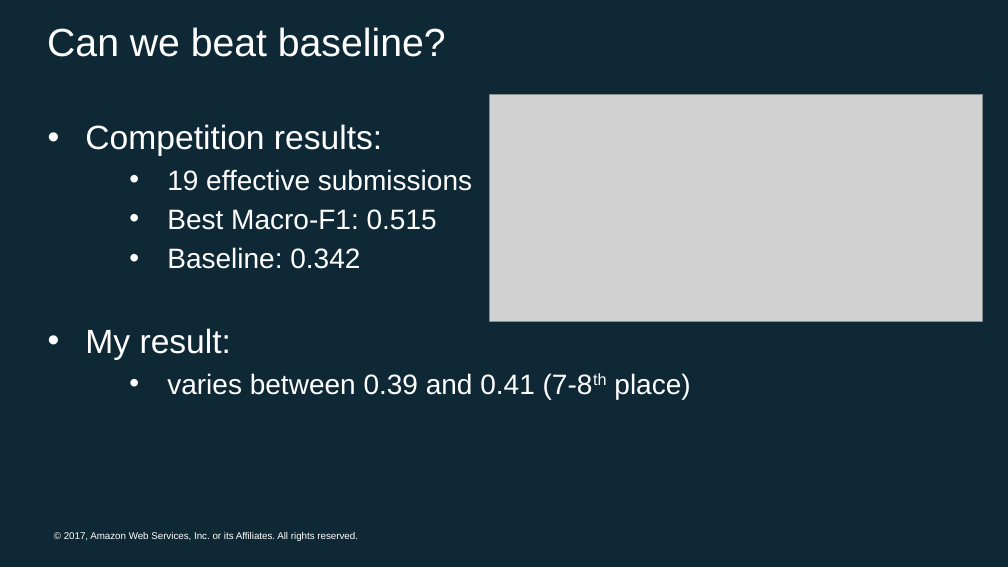
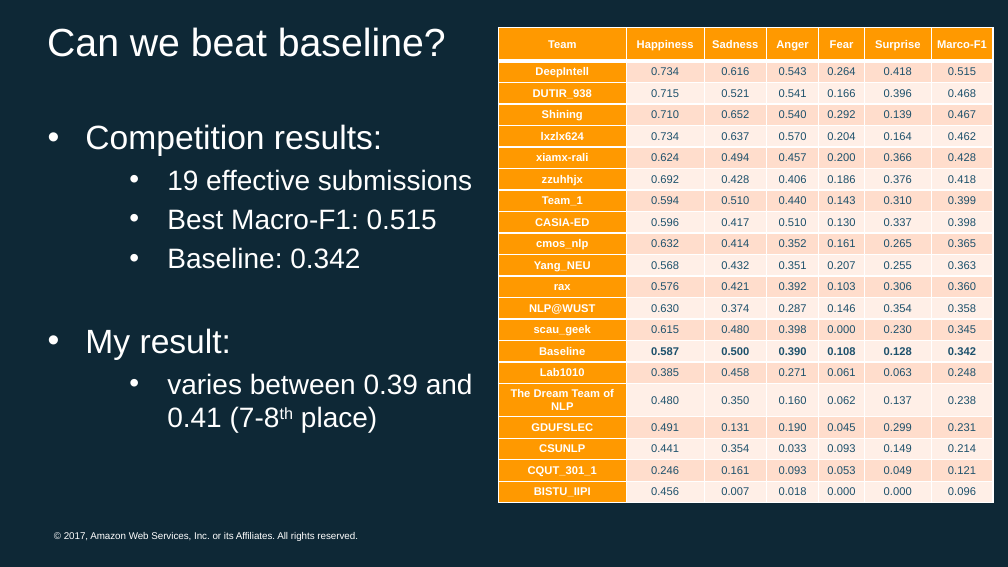
Before and after one commit to Ishitori/MXNetWorkshopHongKong, a slide deck: slide 8 of bicoded_sentiment_analysis/sentiment_anaysis.pptx. Drawn at 1008x567 pixels with LibreOffice and Linux fonts; fonts in the diff are those of the drawing; grey boxes stand for pictures; background and template pictures are left out. Boxes give left, top, right and bottom in pixels: in the first picture for what was removed or moved away, otherwise in the second. Text is boxed around its words. In the diff, an @@ line names an element or a change of style, - is before the commit and + after.

Commit message:
Add full leadership board to slides

```diff
--- a/bicoded_sentiment_analysis/sentiment_anaysis.pptx
+++ b/bicoded_sentiment_analysis/sentiment_anaysis.pptx
@@ table added at (498, 28, 993, 503), 21 rows, 7 columns @@
+Team | Happiness | Sadness | Anger | Fear | Surprise | Marco-F1
+DeepIntell | 0.734 | 0.616 | 0.543 | 0.264 | 0.418 | 0.515
+DUTIR_938 | 0.715 | 0.521 | 0.541 | 0.166 | 0.396 | 0.468
+Shining | 0.710 | 0.652 | 0.540 | 0.292 | 0.139 | 0.467
+lxzlx624 | 0.734 | 0.637 | 0.570 | 0.204 | 0.164 | 0.462
+xiamx-rali | 0.624 | 0.494 | 0.457 | 0.200 | 0.366 | 0.428
+zzuhhjx | 0.692 | 0.428 | 0.406 | 0.186 | 0.376 | 0.418
+Team_1 | 0.594 | 0.510 | 0.440 | 0.143 | 0.310 | 0.399
+CASIA-ED | 0.596 | 0.417 | 0.510 | 0.130 | 0.337 | 0.398
+cmos_nlp | 0.632 | 0.414 | 0.352 | 0.161 | 0.265 | 0.365
+Yang_NEU | 0.568 | 0.432 | 0.351 | 0.207 | 0.255 | 0.363
+rax | 0.576 | 0.421 | 0.392 | 0.103 | 0.306 | 0.360
+NLP@WUST | 0.630 | 0.374 | 0.287 | 0.146 | 0.354 | 0.358
+scau_geek | 0.615 | 0.480 | 0.398 | 0.000 | 0.230 | 0.345
+Baseline | 0.587 | 0.500 | 0.390 | 0.108 | 0.128 | 0.342
+Lab1010 | 0.385 | 0.458 | 0.271 | 0.061 | 0.063 | 0.248
+The Dream Team of NLP | 0.480 | 0.350 | 0.160 | 0.062 | 0.137 | 0.238
+GDUFSLEC | 0.491 | 0.131 | 0.190 | 0.045 | 0.299 | 0.231
+CSUNLP | 0.441 | 0.354 | 0.033 | 0.093 | 0.149 | 0.214
+CQUT_301_1 | 0.246 | 0.161 | 0.093 | 0.053 | 0.049 | 0.121
+BISTU_IIPI | 0.456 | 0.007 | 0.018 | 0.000 | 0.000 | 0.096
@@ text "Competition results:" rewrapped from (85, 124, 690, 399) to (85, 124, 473, 432) @@
@@ picture removed at (490, 95, 983, 323) @@
```
